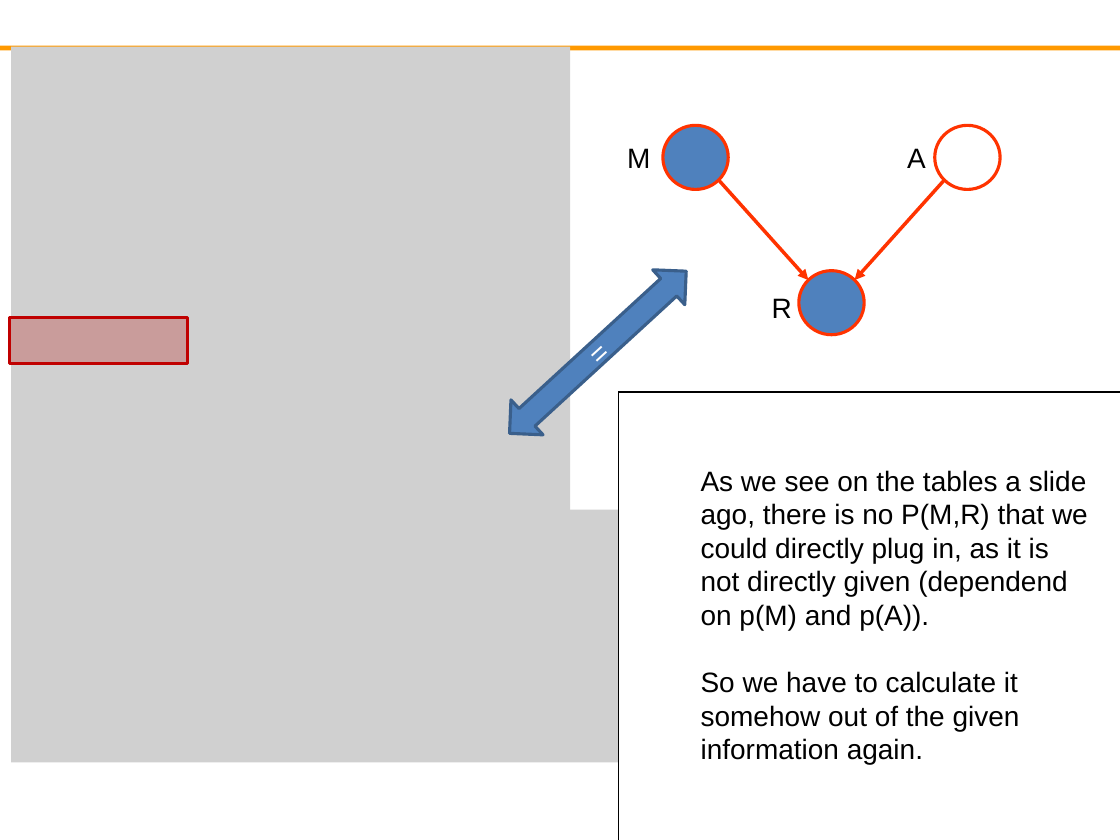
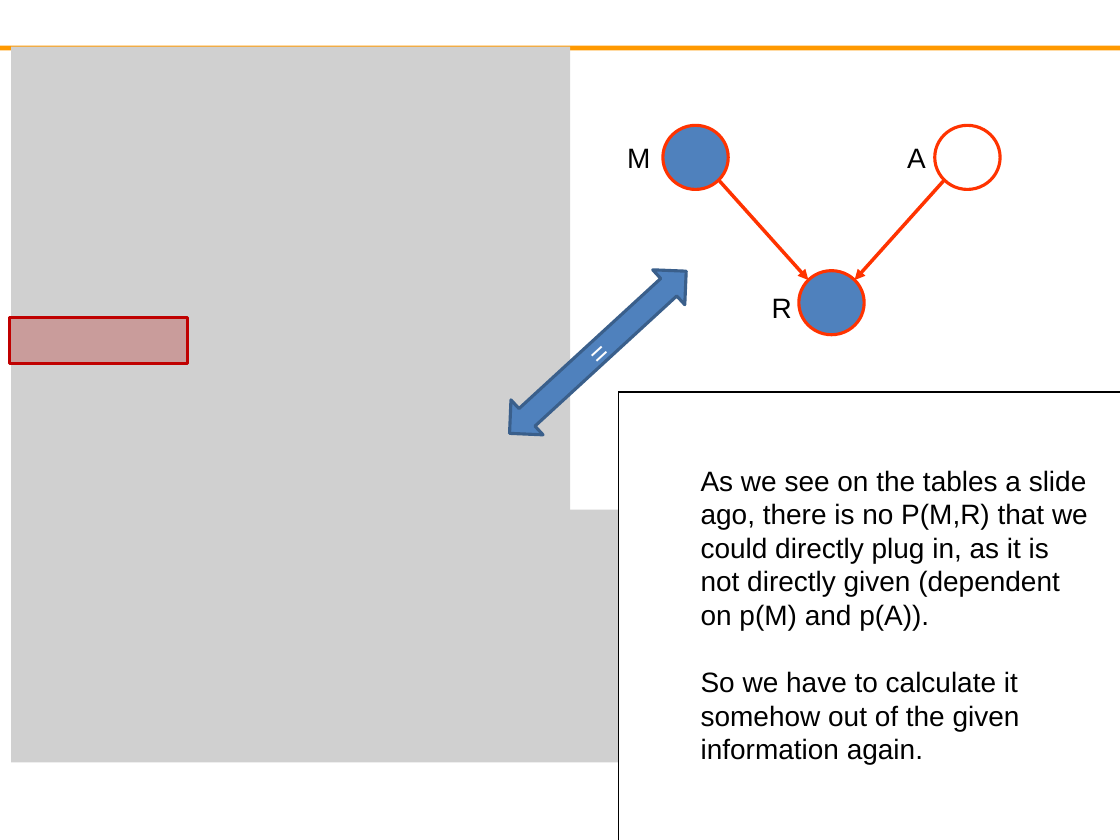
Before and after one commit to fabian9697/IANN_group30, a slide deck: slide 10 of Homework_Jacqueline/Neuroinformatic/Task12_Group30.pptx. Drawn at 1120x840 pixels with LibreOffice and Linux fonts; fonts in the diff are those of the drawing; grey boxes stand for pictures; background and template pictures are left out. Boxes give left, top, right and bottom in pixels: in the first picture for what was removed or moved away, otherwise in the second. Text is boxed around its words. In the diff, an @@ line names an element or a change of style, - is before the commit and + after.

```diff
--- a/Homework_Jacqueline/Neuroinformatic/Task12_Group30.pptx
+++ b/Homework_Jacqueline/Neuroinformatic/Task12_Group30.pptx
@@ text at [701, 470, 1088, 630]: text changed @@
-As we see on the tables a slide ago, there is no P(M,R) that we could directly plug in, as it is not directly given (dependend on p(M) and p(A)).
+As we see on the tables a slide ago, there is no P(M,R) that we could directly plug in, as it is not directly given (dependent on p(M) and p(A)).
```
Also in this commit, not shown: 3 other slides changed.
